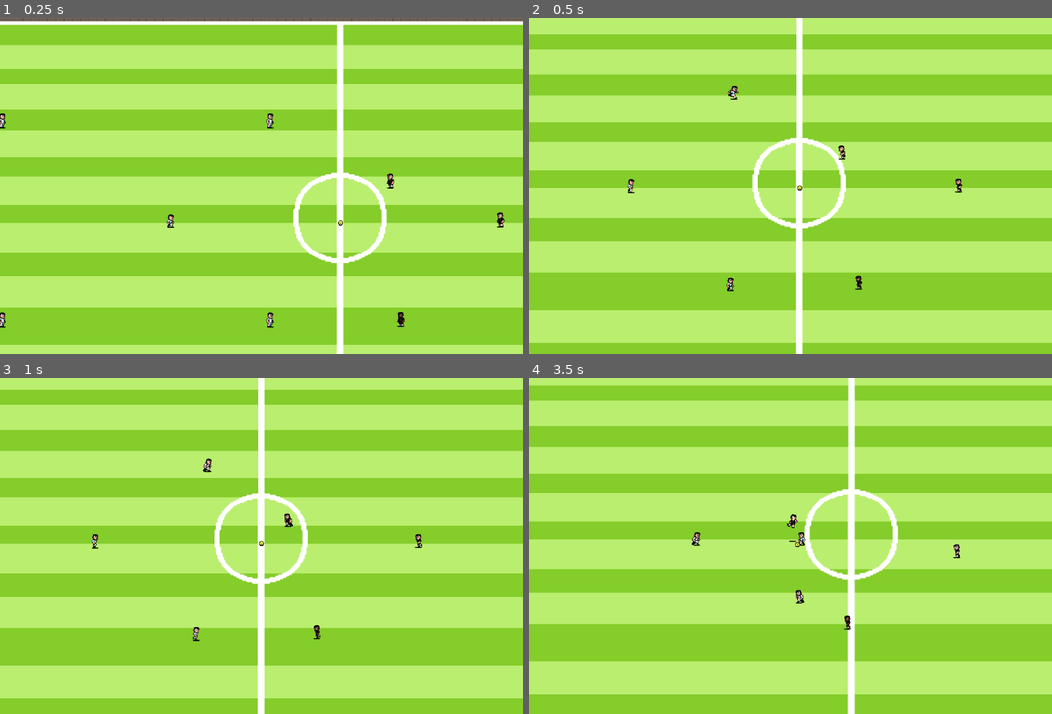
Above: before the commit, frames 1-4 (two rows, left to right).
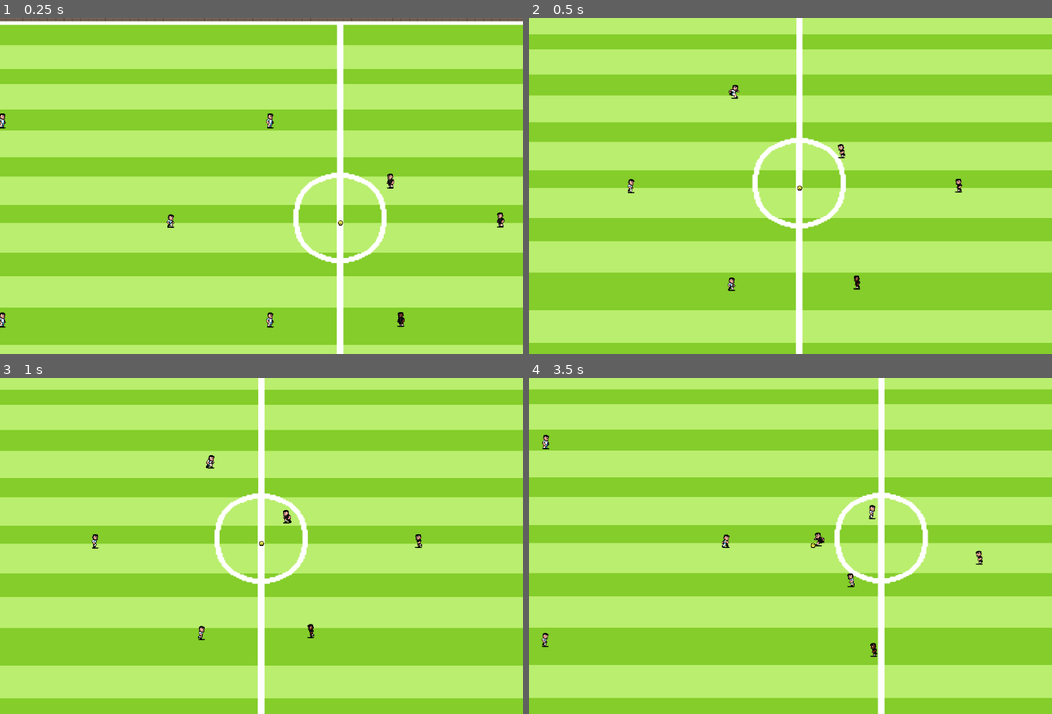
Above: after the commit, the same moments.

Repository: redwarewolf/fafa-simulator
Game: Godot game, scene res://scenes/world.tscn
The game is run twice, just before and just after one commit, with the same random seed, the same clock (stepped at 60 frames per second) and the same inputs.
Inputs:
- Up to frame 1 (0.25 s): no input
- Up to frame 2 (0.5 s): no input
- Up to frame 3 (1 s): no input
- Up to frame 4 (3.5 s): no input

Frame 1 is identical in both runs. In frame 2, 0.2% of the frame differs, in the area x 37-64%, y 19-82%; in frame 3, 0.3%; in frame 4, 19%, in the area x 0-100%, y 0-100%.

Commit message:
ai behaviour fixes

Diff:
--- a/scenes/characters/ai_behavior.gd
+++ b/scenes/characters/ai_behavior.gd
@@ -2,23 +2,50 @@
 extends Node
 
 const DURATION_AI_TICK_FREQUENCY := 200
-const SPREAD_ASSIST_FACTOR := 0.8
-const SHOT_DISTANCE := 200
-const TACKLE_DISTANCE := 15
 
-var ball : Ball = null
-var player : Player = null
+var ball: Ball = null
+var player: Player = null
 var time_since_last_ai_tick := Time.get_ticks_msec()
-var opponent_detection_area : Area2D = null
+var opponent_detection_area: Area2D = null
 
+var role_behavior: RoleBehavior = null
 
 func _ready() -> void:
 	time_since_last_ai_tick = Time.get_ticks_msec() + randi_range(0, DURATION_AI_TICK_FREQUENCY)
 
-func setup(context_player: Player, context_ball: Ball, context_opponent_detection_area : Area2D) -> void:
+func setup(context_player: Player, context_ball: Ball, context_opponent_detection_area: Area2D) -> void:
 	player = context_player
 	ball = context_ball
 	opponent_detection_area = context_opponent_detection_area
+
+	setup_role_behavior()
+
+func setup_role_behavior() -> void:
+	match player.role:
+		Player.Role.GOALIE:
+			role_behavior = GoalieBehavior.new()
+		Player.Role.DEFENSE:
+			role_behavior = DefenderBehavior.new()
+		Player.Role.MIDFIELD:
+			role_behavior = MidfielderBehavior.new()
+		Player.Role.OFFENSE:
+			role_behavior = ForwardBehavior.new()
+		_:
+			role_behavior = MidfielderBehavior.new() # Default fallback
+
+	role_behavior.name = "RoleBehavior"
+	add_child(role_behavior)
+
+	# Pass all necessary context to the role behavior
+	role_behavior.setup(
+		player,
+		ball,
+		player.teammate_detection_area,
+		player.ball_detection_area,
+		opponent_detection_area,
+		player.own_goal,
+		player.target_goal
+	)
 
 func process_ai() -> void:
 	if Time.get_ticks_msec() - time_since_last_ai_tick > DURATION_AI_TICK_FREQUENCY:
@@ -29,13 +56,11 @@
 func perform_ai_movement() -> void:
 	var total_steering_force := Vector2.ZERO
 
-	if player.has_ball():
-		total_steering_force += get_carrier_steering_force()
-	elif player.role != Player.Role.GOALIE:
-		total_steering_force += get_onduty_steering_force()
-		if is_ball_carried_by_teammate():
-			total_steering_force += get_assist_formation_steering()
+	# 1. Role-specific positioning (Delegated)
+	if role_behavior:
+		total_steering_force += role_behavior.get_positioning_force()
 
+	# 2. Universal behaviors (Applies to all roles)
 	total_steering_force += get_teammate_repulsion_force()
 
 	total_steering_force = total_steering_force.limit_length(1.0)
@@ -51,7 +76,7 @@
 
 		var dist := player.position.distance_to(other.position)
 
-		if dist < 40:  # Minimum desired spacing
+		if dist < 40: # Minimum desired spacing
 			var push := (player.position - other.position).normalized() * (40 - dist)
 			repulsion += push
 
@@ -59,73 +84,6 @@
 
 
 func perform_ai_decisions() -> void:
-	if player_has_ball():
-
-		var target := player.target_goal.get_center_target_position()
-		if player.position.distance_to(target) < SHOT_DISTANCE: # Agregar logica para hacer pases o ver si conviene disparar
-			face_towards_target_goal() # No creo que esto sea necesario.
-			var shot_direction := player.position.direction_to(player.target_goal.get_random_target_position())
-			var data := PlayerStateData.build().set_shot_power(player.power).set_shot_direction(shot_direction)
-			player.switch_state(Player.State.SHOOTING, data)
-		elif has_opponents_nearby(): # Podría considerar jugadores egoistas
-			player.switch_state(Player.State.PASSING)
-
-
-	if is_ball_carried_by_opponents() and player_is_on_tackle_distance(): #Podría considerar otras formas de sacar la pelota
-		print("[AI] ", player.full_name, " deciding to TACKLE")
-		player.switch_state(Player.State.TACKLING)
-
-
-func face_towards_target_goal() -> void:
-	if not player.is_facing_target_goal():
-		player.heading = player.heading * -1
-
-
-func get_onduty_steering_force() -> Vector2:
-	return player.weight_on_duty_steering * player.position.direction_to(ball.position)
-
-func get_carrier_steering_force() -> Vector2:
-	var target := player.target_goal.get_center_target_position()
-	var direction := player.position.direction_to(target)
-	var weight := get_bicircular_weight(player.position, target, 100, 0 , 200, 0.9) #En vez de poner 0.9 como peso cuando lleva la pelota, debería limitar la velocidad de los jugadores cuando llevan la pelota segun stats
-	return weight * direction
-
-func get_assist_formation_steering() -> Vector2:
-	var spawn_difference := ball.carrier.spawn_position - player.spawn_position
-	var assist_destination := ball.carrier.position - spawn_difference * SPREAD_ASSIST_FACTOR
-	var direction := player.position.direction_to(assist_destination)
-	var weight := get_bicircular_weight(player.position, assist_destination, 60, 0.2, 90, 1)
-	return weight*direction
-
-func get_bicircular_weight(position: Vector2, center_target: Vector2, inner_circle_radius: float, inner_circle_weight: float, outer_circle_radius: float, outer_circle_weight: float) -> float:
-	var distance_to_center := position.distance_to(center_target)
-	if distance_to_center > outer_circle_radius:
-		return outer_circle_weight
-	elif distance_to_center < inner_circle_radius:
-		return inner_circle_weight
-	else:
-		var distance_to_inner_radius := distance_to_center - inner_circle_radius
-		var close_range_distance := outer_circle_radius - inner_circle_radius
-		return lerpf(inner_circle_weight, outer_circle_weight, distance_to_inner_radius / close_range_distance)
-
-func is_ball_carried_by_teammate() -> bool:
-	return is_ball_carried()  and ball_carrier_is_teammate()
-
-func is_ball_carried_by_opponents() -> bool:
-	return is_ball_carried() and !ball_carrier_is_teammate()
-
-func is_ball_carried() -> bool:
-	return ball.carrier != null and ball.carrier != player
-
-func ball_carrier_is_teammate() -> bool:
-	return ball.carrier.team == player.team
-
-func player_has_ball() -> bool:
-	return ball.carrier == player
-
-func player_is_on_tackle_distance() -> bool:
-	return player.position.distance_to(ball.position) < TACKLE_DISTANCE
-
-func has_opponents_nearby() -> bool:
-	var players := opponent_detection_area.get_overlapping_bodies()
-	return players.find_custom(func (p: Player): return p.team != player.team) > -1
+	# Delegate decision making to role behavior
+	if role_behavior:
+		role_behavior.make_decisions()
--- /dev/null
+++ b/scenes/characters/ai_behaviors/defender_behavior.gd
@@ -0,0 +1,54 @@
+class_name DefenderBehavior
+extends RoleBehavior
+
+const DEFENSIVE_LINE_FACTOR := 0.25 # Stay in defensive third
+const SHOT_DISTANCE := 250.0
+const TACKLE_DISTANCE := 15.0
+
+func get_positioning_force() -> Vector2:
+	if player_has_ball():
+		return get_carrier_positioning()
+	elif is_ball_carried_by_teammate():
+		return get_support_positioning()
+	else:
+		return get_defensive_positioning()
+
+func get_carrier_positioning() -> Vector2:
+	# When defender has ball, advance cautiously toward midfield
+	var target := target_goal.get_center_target_position()
+	var direction := player.position.direction_to(target)
+	var weight := get_bicircular_weight(player.position, target, 150, 0.3, 300, 0.7)
+	return direction * weight
+
+func get_support_positioning() -> Vector2:
+	# Support teammate but stay back
+	var spawn_difference := ball.carrier.spawn_position - player.spawn_position
+	var assist_destination := ball.carrier.position - spawn_difference * 0.6 # Less aggressive than midfielders
+	var direction := player.position.direction_to(assist_destination)
+	var weight := get_bicircular_weight(player.position, assist_destination, 60, 0.2, 90, 1.0)
+	return direction * weight
+
+func get_defensive_positioning() -> Vector2:
+	# Stay between ball and own goal
+	var goal_center := own_goal.get_center_target_position()
+	var ball_to_goal := ball.position.direction_to(goal_center)
+	var defensive_position := ball.position + ball_to_goal * 100.0
+
+	var direction := player.position.direction_to(defensive_position)
+	var weight := player.weight_on_duty_steering
+	return direction * weight
+
+func make_decisions() -> void:
+	if player_has_ball():
+		# Defenders prioritize safe passes over shots
+		if has_opponents_nearby():
+			player.switch_state(Player.State.PASSING)
+		elif player.position.distance_to(target_goal.get_center_target_position()) < SHOT_DISTANCE:
+			# Only shoot if very close and no better option
+			var shot_direction := player.position.direction_to(target_goal.get_random_target_position())
+			var data := PlayerStateData.build().set_shot_power(player.power).set_shot_direction(shot_direction)
+			player.switch_state(Player.State.SHOOTING, data)
+
+	# Tackle if ball carrier is nearby
+	if is_ball_carried_by_opponent() and player_is_on_tackle_distance(TACKLE_DISTANCE):
+		player.switch_state(Player.State.TACKLING)
--- /dev/null
+++ b/scenes/characters/ai_behaviors/forward_behavior.gd
@@ -0,0 +1,56 @@
+class_name ForwardBehavior
+extends RoleBehavior
+
+const SHOT_DISTANCE := 280.0 # Forwards shoot from further out
+const TACKLE_DISTANCE := 15.0
+const SPREAD_ASSIST_FACTOR := 0.9
+
+func get_positioning_force() -> Vector2:
+	if player_has_ball():
+		return get_carrier_positioning()
+	elif is_ball_carried_by_teammate():
+		return get_attacking_run_positioning()
+	else:
+		return get_pressing_positioning()
+
+func get_carrier_positioning() -> Vector2:
+	# Aggressively advance toward goal
+	var target := target_goal.get_center_target_position()
+	var direction := player.position.direction_to(target)
+	var weight := get_bicircular_weight(player.position, target, 80, 0.7, 180, 1.0)
+	return direction * weight
+
+func get_attacking_run_positioning() -> Vector2:
+	# Make runs into attacking space when teammate has ball
+	var spawn_difference := ball.carrier.spawn_position - player.spawn_position
+	var assist_destination := ball.carrier.position - spawn_difference * SPREAD_ASSIST_FACTOR
+	var direction := player.position.direction_to(assist_destination)
+	var weight := get_bicircular_weight(player.position, assist_destination, 70, 0.3, 100, 1.0)
+	return direction * weight
+
+func get_pressing_positioning() -> Vector2:
+	# Press high up the field toward the ball
+	var on_duty_force := player.weight_on_duty_steering * player.position.direction_to(ball.position)
+
+	# But bias toward attacking third
+	var attacking_third_target := target_goal.get_center_target_position().lerp(ball.position, 0.7)
+	var to_attacking_area := player.position.direction_to(attacking_third_target)
+
+	return (on_duty_force * 0.7 + to_attacking_area * 0.3)
+
+func make_decisions() -> void:
+	if player_has_ball():
+		var distance_to_goal := player.position.distance_to(target_goal.get_center_target_position())
+
+		# Forwards prioritize shooting
+		if distance_to_goal < SHOT_DISTANCE:
+			var shot_direction := player.position.direction_to(target_goal.get_random_target_position())
+			var data := PlayerStateData.build().set_shot_power(player.power).set_shot_direction(shot_direction)
+			player.switch_state(Player.State.SHOOTING, data)
+		elif has_opponents_nearby():
+			# Only pass if under pressure and far from goal
+			player.switch_state(Player.State.PASSING)
+
+	# Aggressive tackling in attacking third
+	if is_ball_carried_by_opponent() and player_is_on_tackle_distance(TACKLE_DISTANCE):
+		player.switch_state(Player.State.TACKLING)
--- /dev/null
+++ b/scenes/characters/ai_behaviors/goalie_behavior.gd
@@ -0,0 +1,31 @@
+class_name GoalieBehavior
+extends RoleBehavior
+
+const GOAL_LINE_DISTANCE := 30.0 # How far from goal line to position
+const MAX_ROAM_DISTANCE := 80.0 # Maximum distance from goal to chase ball
+
+func get_positioning_force() -> Vector2:
+	var goal_center := own_goal.get_center_target_position()
+
+	# If ball is very close and no one has it, consider coming out
+	if ball.carrier == null:
+		var ball_distance := player.position.distance_to(ball.position)
+		if ball_distance < MAX_ROAM_DISTANCE:
+			# Move towards ball but stay near goal
+			var to_ball := player.position.direction_to(ball.position)
+			return to_ball * 0.5
+
+	# Default: Stay near goal line, position based on ball angle
+	var ball_to_goal := ball.position.direction_to(goal_center)
+	var ideal_position := goal_center - ball_to_goal * GOAL_LINE_DISTANCE
+
+	var to_ideal := player.position.direction_to(ideal_position)
+	var weight := get_bicircular_weight(player.position, ideal_position, 20, 0.1, 40, 1.0)
+
+	return to_ideal * weight
+
+func make_decisions() -> void:
+	# Goalies don't make offensive decisions
+	# They can't shoot or pass in this simple implementation
+	# Future: Could add clearing passes or goal kicks
+	pass
--- /dev/null
+++ b/scenes/characters/ai_behaviors/midfielder_behavior.gd
@@ -0,0 +1,51 @@
+class_name MidfielderBehavior
+extends RoleBehavior
+
+const SHOT_DISTANCE := 220.0
+const TACKLE_DISTANCE := 15.0
+const SPREAD_ASSIST_FACTOR := 0.8
+
+func get_positioning_force() -> Vector2:
+	if player_has_ball():
+		return get_carrier_positioning()
+	elif is_ball_carried_by_teammate():
+		return get_support_positioning()
+	else:
+		return get_on_duty_positioning()
+
+func get_carrier_positioning() -> Vector2:
+	# Midfielders advance toward goal when carrying
+	var target := target_goal.get_center_target_position()
+	var direction := player.position.direction_to(target)
+	var weight := get_bicircular_weight(player.position, target, 100, 0.5, 200, 0.9)
+	return direction * weight
+
+func get_support_positioning() -> Vector2:
+	# Spread out to be available for passes
+	var spawn_difference := ball.carrier.spawn_position - player.spawn_position
+	var assist_destination := ball.carrier.position - spawn_difference * SPREAD_ASSIST_FACTOR
+	var direction := player.position.direction_to(assist_destination)
+	var weight := get_bicircular_weight(player.position, assist_destination, 60, 0.2, 90, 1.0)
+	return direction * weight
+
+func get_on_duty_positioning() -> Vector2:
+	# Move toward ball based on on-duty weight
+	return player.weight_on_duty_steering * player.position.direction_to(ball.position)
+
+func make_decisions() -> void:
+	if player_has_ball():
+		# Midfielders balance between shooting and passing
+		var distance_to_goal := player.position.distance_to(target_goal.get_center_target_position())
+
+		if distance_to_goal < SHOT_DISTANCE and not has_opponents_nearby():
+			# Take a shot if in reasonable range and not pressured
+			var shot_direction := player.position.direction_to(target_goal.get_random_target_position())
+			var data := PlayerStateData.build().set_shot_power(player.power).set_shot_direction(shot_direction)
+			player.switch_state(Player.State.SHOOTING, data)
+		elif has_opponents_nearby() or distance_to_goal > SHOT_DISTANCE:
+			# Pass if pressured or too far from goal
+			player.switch_state(Player.State.PASSING)
+
+	# Tackle if opponent with ball is nearby
+	if is_ball_carried_by_opponent() and player_is_on_tackle_distance(TACKLE_DISTANCE):
+		player.switch_state(Player.State.TACKLING)
--- /dev/null
+++ b/scenes/characters/ai_behaviors/role_behavior.gd
@@ -0,0 +1,72 @@
+class_name RoleBehavior
+extends Node
+
+# References set during setup
+var player: Player = null
+var ball: Ball = null
+var teammate_detection_area: Area2D = null
+var ball_detection_area: Area2D = null
+var opponent_detection_area: Area2D = null
+var own_goal: Goal = null
+var target_goal: Goal = null
+
+func setup(context_player: Player, context_ball: Ball, context_teammate_detection: Area2D, context_ball_detection: Area2D, context_opponent_detection: Area2D, context_own_goal: Goal, context_target_goal: Goal) -> void:
+	player = context_player
+	ball = context_ball
+	teammate_detection_area = context_teammate_detection
+	ball_detection_area = context_ball_detection
+	opponent_detection_area = context_opponent_detection
+	own_goal = context_own_goal
+	target_goal = context_target_goal
+
+# Override in subclasses: Returns steering force for role-specific positioning
+func get_positioning_force() -> Vector2:
+	return Vector2.ZERO
+
+# Override in subclasses: Makes role-specific decisions (shoot, pass, tackle, etc.)
+func make_decisions() -> void:
+	pass
+
+# ===== UTILITY FUNCTIONS (available to all role behaviors) =====
+
+func player_has_ball() -> bool:
+	return ball.carrier == player
+
+func is_ball_carried() -> bool:
+	return ball.carrier != null and ball.carrier != player
+
+func is_ball_carried_by_teammate() -> bool:
+	return is_ball_carried() and ball.carrier.team == player.team
+
+func is_ball_carried_by_opponent() -> bool:
+	return is_ball_carried() and ball.carrier.team != player.team
+
+func player_is_on_tackle_distance(distance: float = 15.0) -> bool:
+	return player.position.distance_to(ball.position) < distance
+
+func has_opponents_nearby() -> bool:
+	var players := opponent_detection_area.get_overlapping_bodies()
+	return players.any(func(p: Player): return p.team != player.team)
+
+func get_closest_teammate_in_view() -> Player:
+	var players_in_view := teammate_detection_area.get_overlapping_bodies()
+	var teammates_in_view := players_in_view.filter(
+		func(p: Player): return p != player and p.team == player.team
+	)
+	teammates_in_view.sort_custom(
+		func(p1: Player, p2: Player): return p1.position.distance_squared_to(player.position) < p2.position.distance_squared_to(player.position)
+	)
+	if teammates_in_view.size() > 0:
+		return teammates_in_view[0]
+	return null
+
+func get_bicircular_weight(position: Vector2, center_target: Vector2, inner_circle_radius: float, inner_circle_weight: float, outer_circle_radius: float, outer_circle_weight: float) -> float:
+	var distance_to_center := position.distance_to(center_target)
+	if distance_to_center > outer_circle_radius:
+		return outer_circle_weight
+	elif distance_to_center < inner_circle_radius:
+		return inner_circle_weight
+	else:
+		var distance_to_inner_radius := distance_to_center - inner_circle_radius
+		var close_range_distance := outer_circle_radius - inner_circle_radius
+		return lerpf(inner_circle_weight, outer_circle_weight, distance_to_inner_radius / close_range_distance)
--- a/scenes/characters/player.tscn
+++ b/scenes/characters/player.tscn
@@ -372,6 +372,7 @@
 unique_name_in_owner = true
 collision_layer = 0
 collision_mask = 2
+monitoring = false
 monitorable = false
 
 [node name="CollisionShape2D" type="CollisionShape2D" parent="TackleDamageEmitterArea"]
Not shown, added: scenes/characters/ai_behaviors/defender_behavior.gd.uid
Not shown, added: scenes/characters/ai_behaviors/forward_behavior.gd.uid
Not shown, added: scenes/characters/ai_behaviors/goalie_behavior.gd.uid
Not shown, added: scenes/characters/ai_behaviors/midfielder_behavior.gd.uid
Not shown, added: scenes/characters/ai_behaviors/role_behavior.gd.uid
